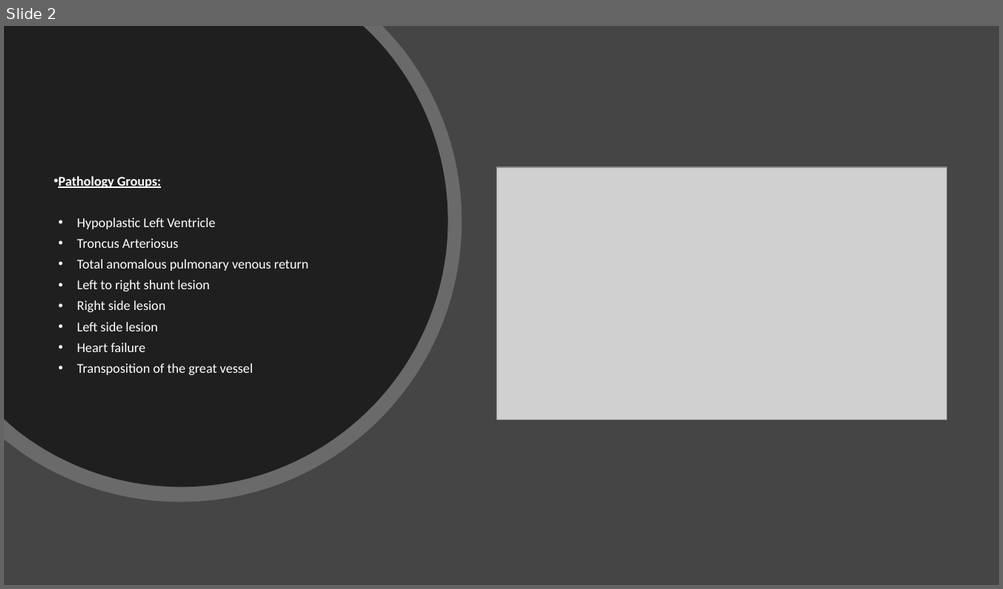
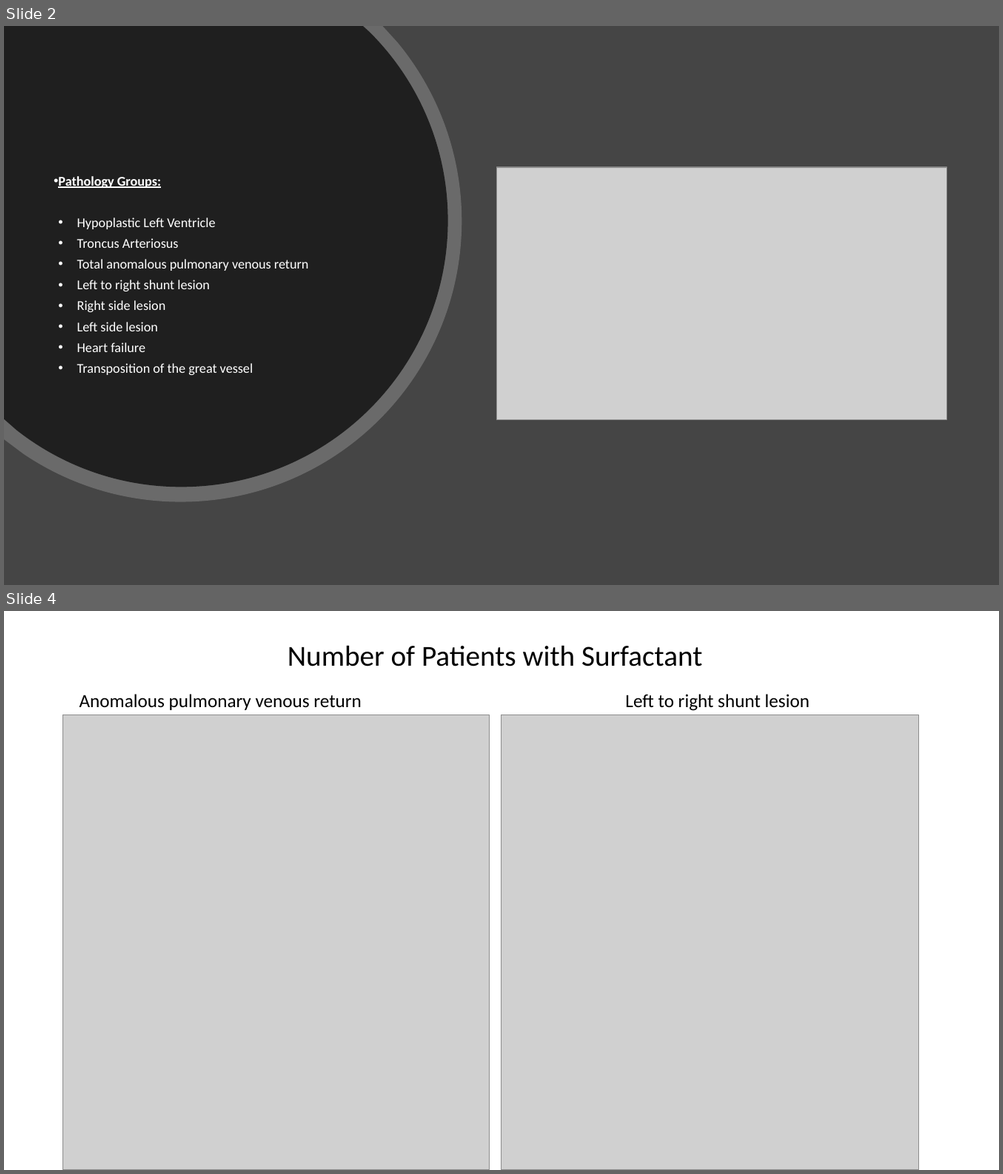
Before and after one commit to MayraPerezRusso/FinalProject, a slide deck: Congenital Heart Desease.pptx. Shown one above the other, each under a label of ours: slide 2 before the commit, slides 2 and 4 after it; the slides between them are not shown. The pictures are 1003x589 and 1003x1174 pixels, drawn with LibreOffice and Linux fonts; fonts in the diff are those of the drawing; grey boxes stand for pictures. Boxes give left, top, right and bottom in pixels: in the first picture for what was removed or moved away, otherwise in the second. Text is boxed around its words. In the diff, an @@ line names an element or a change of style, - is before the commit and + after.

```diff
--- a/Congenital Heart Desease.pptx
+++ b/Congenital Heart Desease.pptx
@@ slide 4 added at (4,611,999,1170), background #FFFFFF @@
@@ text added at (287,645,702,667), 28 pt, text #000000 @@
+Number of Patients with Surfactant
@@ text added at (79,694,361,710), 18 pt, text #000000 @@
+Anomalous pulmonary venous return
@@ text added at (625,694,809,711), 18 pt, text #000000 @@
+Left to right shunt lesion
@@ picture added at (63,715,489,1170) @@
@@ picture added at (502,715,919,1170) @@
```
Also in this commit, not shown: 5 other slides added.
